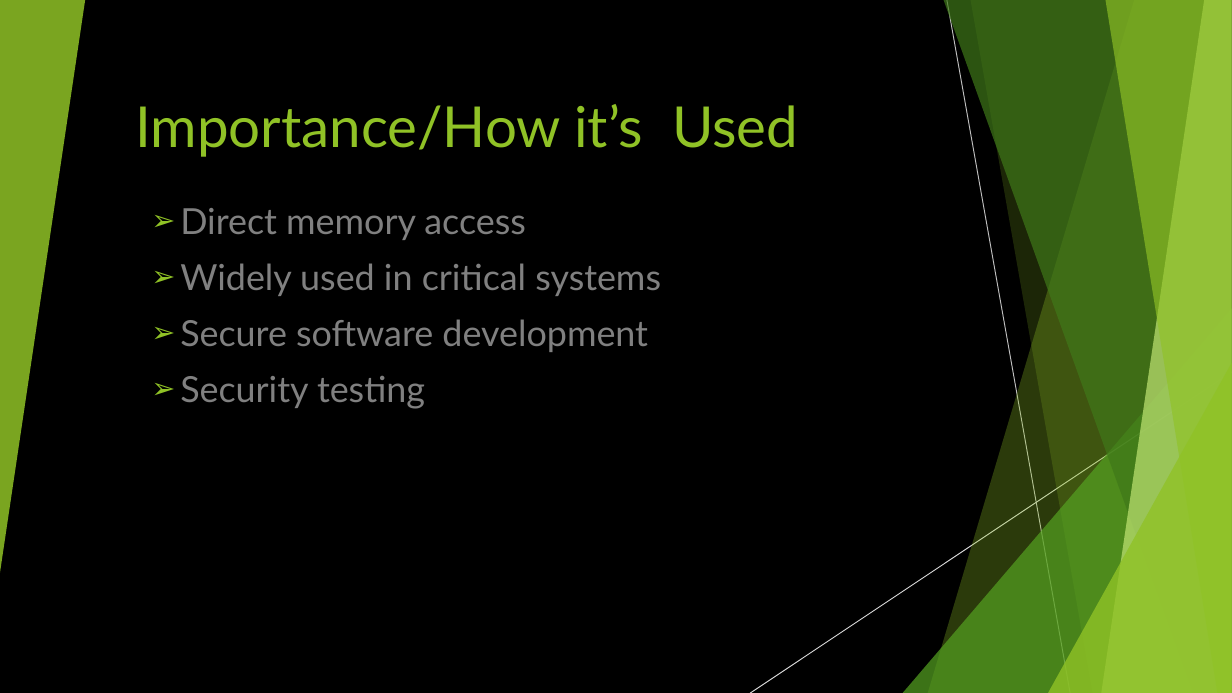
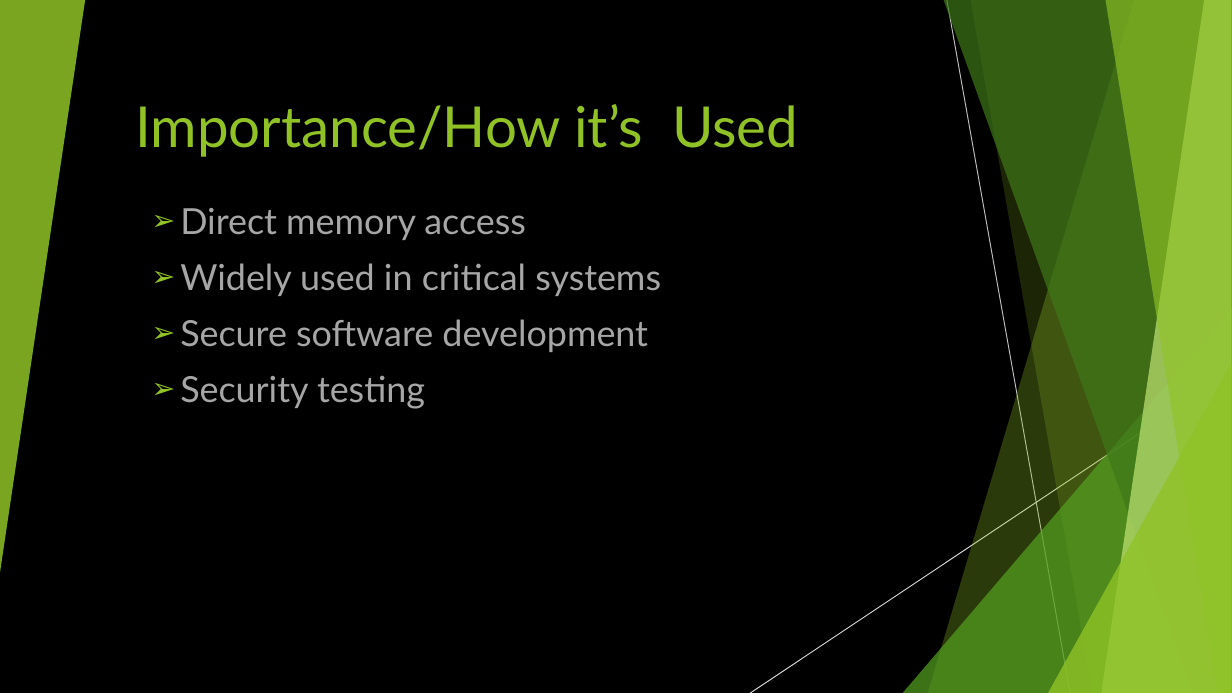
Before and after one commit to raamishkhan99/cpp-security-risks, a slide deck: slide 2 of 3 SECURITY RISKS OF C++ - Raamish Khan.pptx. Drawn at 1232x693 pixels with LibreOffice and Linux fonts; fonts in the diff are those of the drawing. Boxes give left, top, right and bottom in pixels: in the first picture for what was removed or moved away, otherwise in the second. Text is boxed around its words. In the diff, an @@ line names an element or a change of style, - is before the commit and + after.

```diff
--- a/3 SECURITY RISKS OF C++ - Raamish Khan.pptx
+++ b/3 SECURITY RISKS OF C++ - Raamish Khan.pptx
@@ subtitle "Direct memory access" at (180,208,661,409): text colour #808080 to #A6A6A6 @@
```
Also in this commit, not shown: 11 other slides changed.
